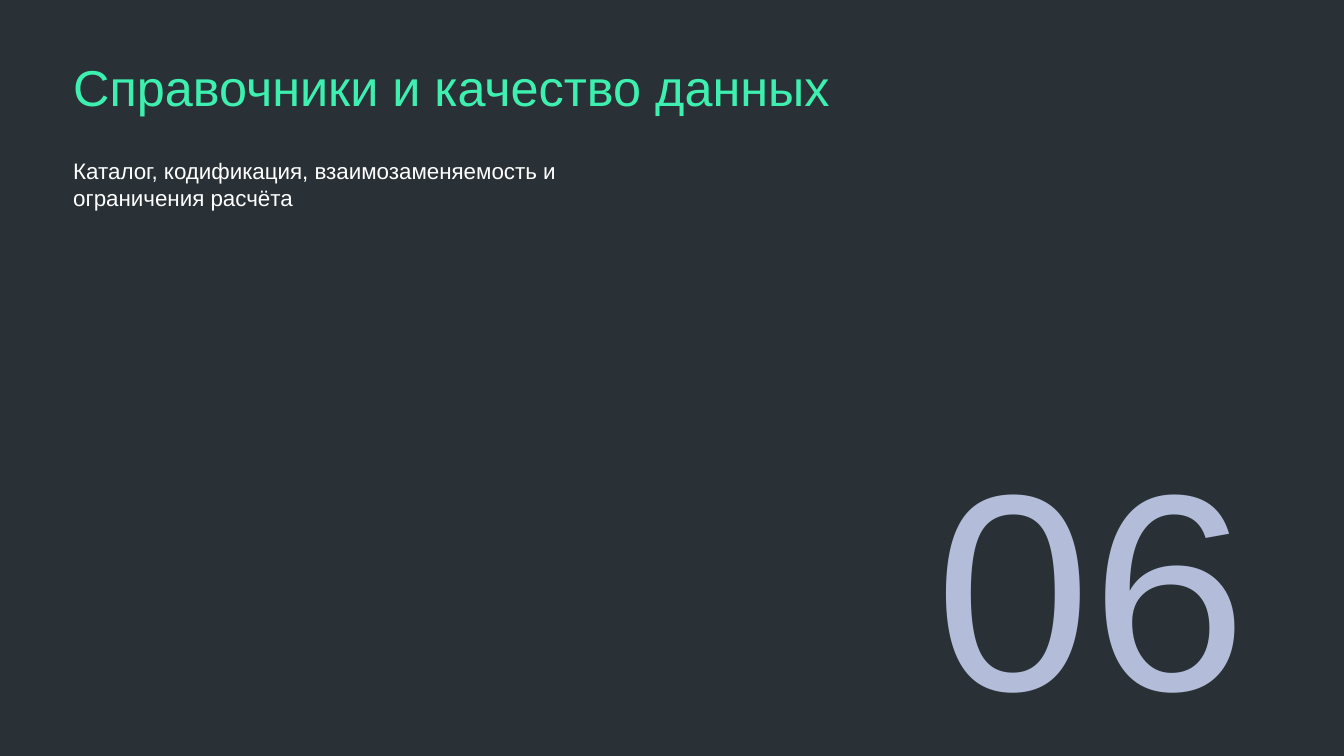
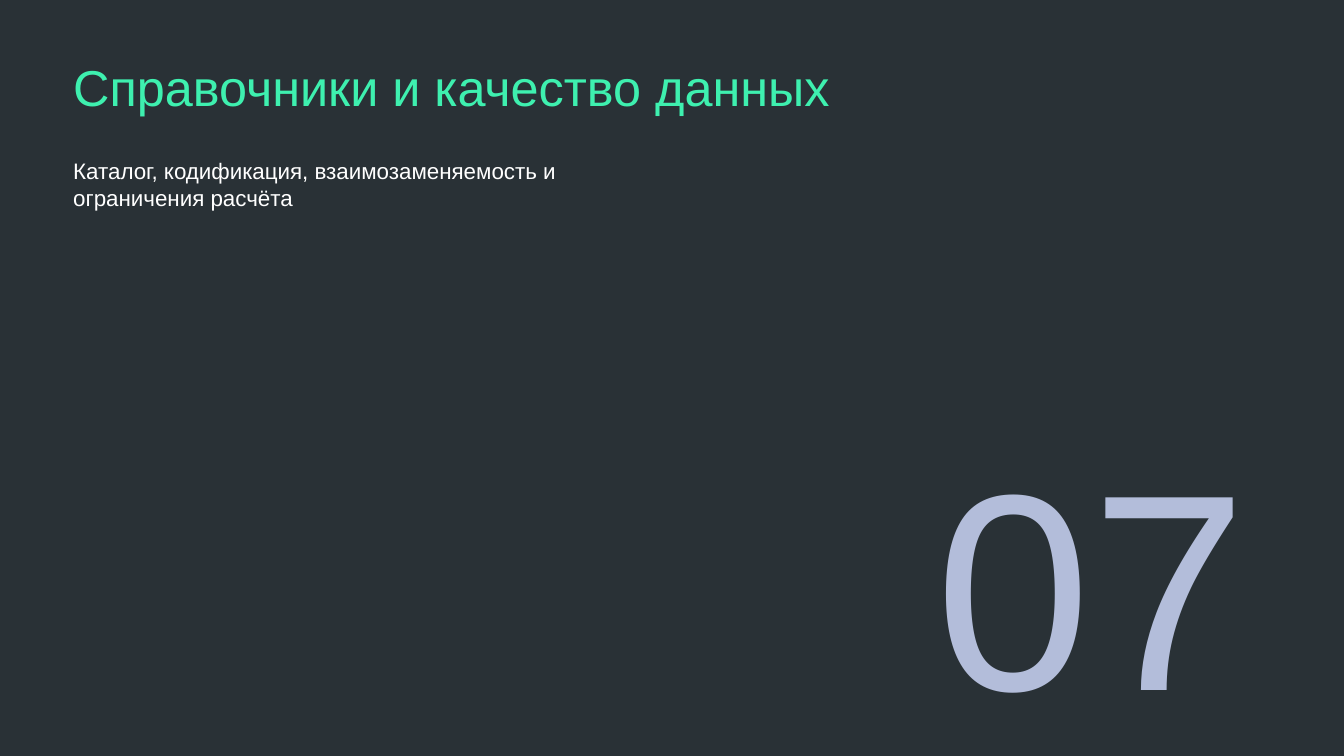
Before and after one commit to victorekuznetsov/TZ, a slide deck: slide 40 of exports/WK_ispolnenie_2024-2026_plan_2027.pptx (slide 32 before the commit). Drawn at 1344x756 pixels with LibreOffice and Linux fonts; fonts in the diff are those of the drawing; background and template pictures are left out. Boxes give left, top, right and bottom in pixels: in the first picture for what was removed or moved away, otherwise in the second. Text is boxed around its words. In the diff, an @@ line names an element or a change of style, - is before the commit and + after.

```diff
--- a/exports/WK_ispolnenie_2024-2026_plan_2027.pptx
+++ b/exports/WK_ispolnenie_2024-2026_plan_2027.pptx
@@ title at (936, 494, 1247, 693): text changed @@
-06
+07
```
Also in this commit, not shown: 2 other slides changed, 10 slides added, 4 other files.
